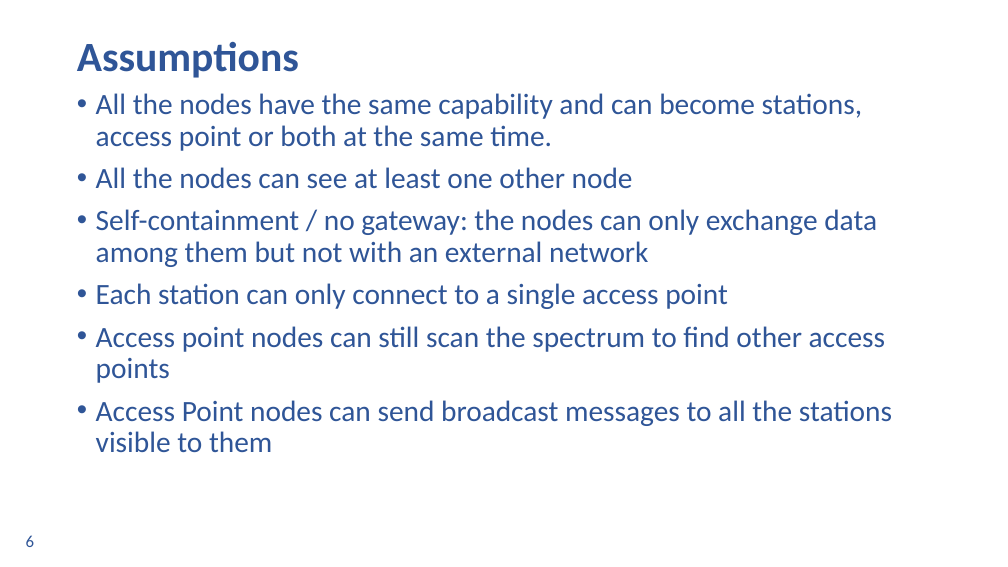
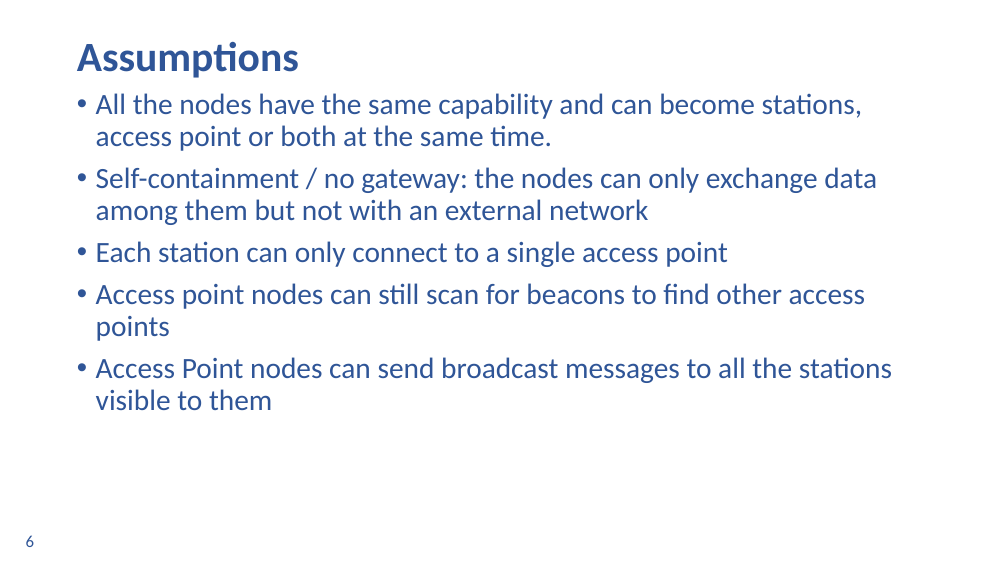
Before and after one commit to ingframin/SmartWirelessSimulator, a slide deck: slide 6 of Documentation/Presentation/Final.pptx. Drawn at 1008x567 pixels with LibreOffice and Linux fonts; fonts in the diff are those of the drawing; background and template pictures are left out. Boxes give left, top, right and bottom in pixels: in the first picture for what was removed or moved away, otherwise in the second. Text is boxed around its words. In the diff, an @@ line names an element or a change of style, - is before the commit and + after.

```diff
--- a/Documentation/Presentation/Final.pptx
+++ b/Documentation/Presentation/Final.pptx
@@ text at [96, 167, 633, 188]: paragraph removed @@
-• All the nodes can see at least one other node
@@ text at [96, 283, 865, 341]: text changed @@
-• Access point nodes can still scan the spectrum to find other access points
+• Access point nodes can still scan for beacons to find other access points
```
Also in this commit, not shown: 7 other slides changed, 5 slides added, 7 slides removed.
